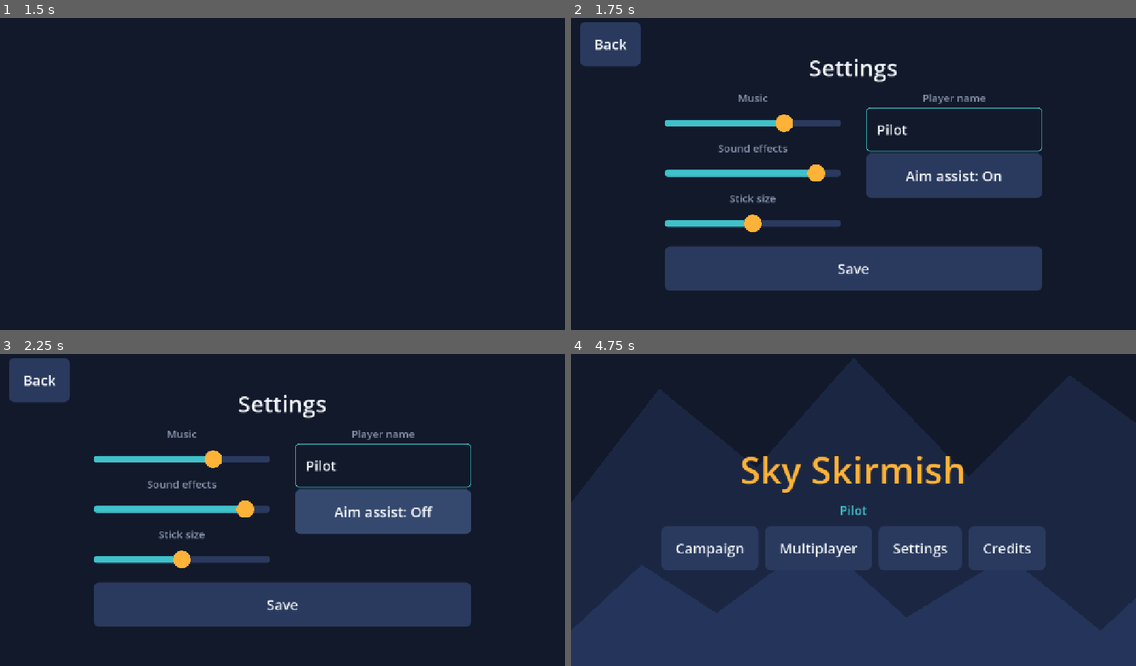
Above: before the commit, frames 1-4 (two rows, left to right).
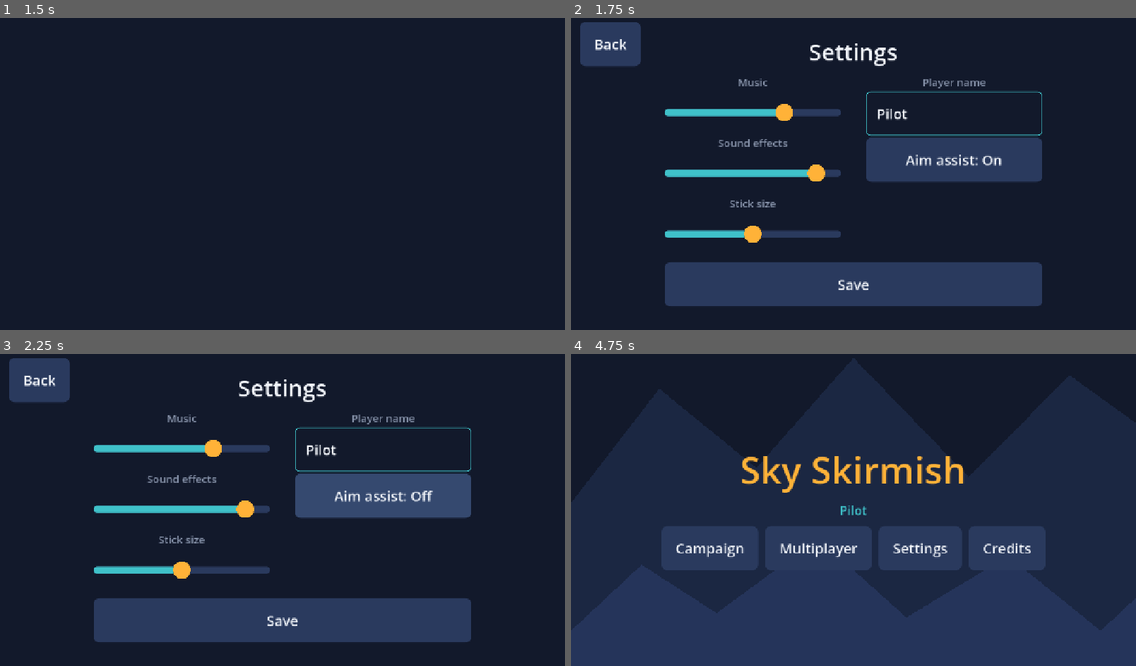
Above: after the commit, the same moments.

Repository: Krismar-Gonzaga/sky-skirmish
Game: Godot game, scene res://scenes/ui/Splash.tscn
Same seed, same stepped clock (60 frames per second), same inputs: the game is played once before the commit and once after it.
Inputs (mouse positions are in pixels of both pictures, inside the frame that each line leads up to):
- Up to frame 1 (1.5 s): tap Enter at 0.5 s; move the mouse to (406, 155) at 0.52 s; hold D 0.53-1.25 s; hold Shift 0.53-1.25 s; click (406, 155) at 0.67 s; tap Space at 0.77 s; click "Settings" at 1.25 s
- Up to frame 2 (1.75 s): no input
- Up to frame 3 (2.25 s): click "Aim assist: On" at 2 s
- Up to frame 4 (4.75 s): click "Aim assist: Off" at 2.75 s; click "Back" at 3.5 s; click "Save" at 4.25 s

Frame 1 is identical in both runs. In frame 2, 16% of the frame differs, in the area x 16-84%, y 8-93%; in frame 3, 16%; in frame 4, nothing differs.

Commit message:
M8: add Android release tooling and submission documents
Add the app icon, finish the Android preset and add
tools/export_android.sh, which proves the exported game data is
complete before building an APK.

Add a performance benchmark and a test that every menu control meets
the 48 dp touch target. Raise version to 1.0.0.

Add the README, build guide, one-page GDD, test report, playtest kit,
change log and demo script.

Co-Authored-By: Claude Opus 5.5 <noreply@anthropic.com>

Diff:
--- a/icon.svg
+++ b/icon.svg
@@ -1 +1,13 @@
-<svg xmlns="http://www.w3.org/2000/svg" width="128" height="128"><rect width="124" height="124" x="2" y="2" fill="#363d52" stroke="#212532" stroke-width="4" rx="14"/><g fill="#fff" transform="translate(12.322 12.322)scale(.101)"><path d="M105 673v33q407 354 814 0v-33z"/><path fill="#478cbf" d="m105 673 152 14q12 1 15 14l4 67 132 10 8-61q2-11 15-15h162q13 4 15 15l8 61 132-10 4-67q3-13 15-14l152-14V427q30-39 56-81-35-59-83-108-43 20-82 47-40-37-88-64 7-51 8-102-59-28-123-42-26 43-46 89-49-7-98 0-20-46-46-89-64 14-123 42 1 51 8 102-48 27-88 64-39-27-82-47-48 49-83 108 26 42 56 81zm0 33v39c0 276 813 276 814 0v-39l-134 12-5 69q-2 10-14 13l-162 11q-12 0-16-11l-10-65H446l-10 65q-4 11-16 11l-162-11q-12-3-14-13l-5-69z"/><path d="M483 600c0 34 58 34 58 0v-86c0-34-58-34-58 0z"/><circle cx="725" cy="526" r="90"/><circle cx="299" cy="526" r="90"/></g><g fill="#414042" transform="translate(12.322 12.322)scale(.101)"><circle cx="307" cy="532" r="60"/><circle cx="717" cy="532" r="60"/></g></svg>
+<svg xmlns="http://www.w3.org/2000/svg" width="432" height="432" viewBox="0 0 432 432">
+<rect data-layer="bg" width="432" height="432" fill="#12192b"/>
+<polygon data-layer="bg" points="0,300 96,190 176,262 280,150 432,296 432,432 0,432" fill="#1b2742"/>
+<polygon data-layer="bg" points="0,364 110,290 216,352 320,282 432,352 432,432 0,432" fill="#25345a"/>
+<polygon data-layer="fg" points="150,268 174,360 198,268" fill="#ff6b35"/>
+<polygon data-layer="fg" points="161,268 174,326 187,268" fill="#ffb238"/>
+<rect data-layer="fg" x="146" y="166" width="56" height="102" rx="10" fill="#8a96ad"/>
+<rect data-layer="fg" x="214" y="238" width="60" height="92" rx="10" fill="#4a5a78"/>
+<rect data-layer="fg" x="198" y="150" width="92" height="98" rx="12" fill="#3fc1c9"/>
+<polygon data-layer="fg" points="244,72 284,94 284,136 244,158 204,136 204,94" fill="#f2f5fa"/>
+<rect data-layer="fg" x="240" y="178" width="118" height="30" rx="8" fill="#ffb238"/>
+<rect data-layer="fg" x="336" y="168" width="40" height="22" rx="4" fill="#8a96ad"/>
+</svg>
--- a/project.godot
+++ b/project.godot
@@ -11,8 +11,10 @@
 [application]
 
 config/name="Sky Skirmish"
-config/version="0.1.0"
+config/version="1.0.0"
 run/main_scene="res://scenes/ui/Splash.tscn"
+boot_splash/show_image=false
+boot_splash/bg_color=Color(0.07, 0.098, 0.169, 1)
 config/quit_on_go_back=false
 config/features=PackedStringArray("4.7", "GL Compatibility")
 config/icon="res://icon.svg"
--- a/scripts/ui/SettingsScreen.gd
+++ b/scripts/ui/SettingsScreen.gd
@@ -4,7 +4,7 @@
 ## and leaving without saving puts the old values back.
 
 const LABEL_FONT_SIZE := 24
-const SLIDER_SIZE := Vector2(400.0, 72.0)
+const SLIDER_SIZE := Vector2(400.0, 96.0)
 const FIELD_WIDTH := 400.0
 const COLUMN_GAP := 56
 const SKY_ACE := "sky_ace"
--- a/tests/integration/test_screens.gd
+++ b/tests/integration/test_screens.gd
@@ -242,6 +242,23 @@
 	assert_not_null(screen.find_child("Leave", true, false))
 
 
+func test_every_control_on_every_menu_meets_the_touch_target() -> void:
+	# 48 dp on a phone in landscape is about 96 canvas units.
+	const MIN_HEIGHT := 96.0
+	GameState.last_result = {"level_id": 2, "cleared": true, "stars": 2, "time": 100.0, "deaths": 1, "kills": 5}
+	GameState.last_match_result = {"winner": "Ace", "forfeit": false, "players": []}
+	for scene_path: String in ALL_SCREENS:
+		if scene_path == GameState.MATCH_SCENE:
+			continue
+		var screen: Control = _open(scene_path)
+		await wait_physics_frames(1, "")
+		for class_name_to_check: String in ["Button", "LineEdit", "HSlider"]:
+			for found: Node in screen.find_children("*", class_name_to_check, true, false):
+				var control := found as Control
+				assert_gte(control.get_combined_minimum_size().y, MIN_HEIGHT,
+						"%s on %s" % [control.name, scene_path])
+
+
 func test_multiplayer_menu_shows_a_notice_once() -> void:
 	GameState.notice = "Connection lost"
 	var screen: Control = _open(GameState.MULTIPLAYER_MENU)
--- /dev/null
+++ b/tools/check_export.gd
@@ -0,0 +1,68 @@
+extends SceneTree
+## Runs inside an exported game pack to prove it is complete: every data file,
+## screen and level must load with no project folder present.
+## Classes are reached through load(), because -s scripts compile before autoloads exist.
+
+const DATA_FILES: Array[String] = [
+	"res://data/tuning.json", "res://data/weapons.json", "res://data/levels.json",
+	"res://data/difficulty.json", "res://data/credits.json", "res://data/maps/outpost.json",
+	"res://data/maps/canyon.json", "res://data/maps/skyforge.json", "res://assets/asset_map.json",
+]
+const SCREENS: Array[String] = [
+	"Splash", "MainMenu", "LevelSelect", "LevelResults", "MultiplayerMenu",
+	"LanLobby", "OnlineLobby", "MatchResults", "Settings", "Credits",
+]
+const LEVEL_COUNT := 10
+const FRAMES_PER_ITEM := 10
+
+var _problems: PackedStringArray = PackedStringArray()
+
+
+func _initialize() -> void:
+	_run.call_deferred()
+
+
+func _run() -> void:
+	await process_frame
+	root.get_node("GameState").suppress_scene_changes = true
+	root.get_node("ProgressService").use_directory("user://test_saves/export_check")
+	root.get_node("ProgressService").load_save()
+	for path: String in DATA_FILES:
+		if not FileAccess.file_exists(path):
+			_problems.append("missing " + path)
+	for screen_name: String in SCREENS:
+		await _try_scene("res://scenes/ui/%s.tscn" % screen_name)
+	for level_id: int in range(1, LEVEL_COUNT + 1):
+		await _try_level(level_id)
+	root.get_node("ProgressService").use_directory("user://")
+	if _problems.is_empty():
+		print("EXPORT_CHECK PASS")
+		quit(0)
+	else:
+		print("EXPORT_CHECK FAIL: ", ", ".join(_problems))
+		quit(1)
+
+
+func _try_scene(path: String) -> void:
+	var packed: PackedScene = load(path) as PackedScene
+	if packed == null:
+		_problems.append("cannot load " + path)
+		return
+	var node: Node = packed.instantiate()
+	root.add_child(node)
+	for i: int in range(FRAMES_PER_ITEM):
+		await process_frame
+	node.queue_free()
+	await process_frame
+
+
+func _try_level(level_id: int) -> void:
+	var game: Node = (load("res://scenes/game/Match.tscn") as PackedScene).instantiate()
+	root.add_child(game)
+	game.begin_campaign(level_id)
+	for i: int in range(FRAMES_PER_ITEM):
+		await process_frame
+	if game.local_player == null or game.map == null:
+		_problems.append("level %d did not start" % level_id)
+	game.queue_free()
+	await process_frame
--- /dev/null
+++ b/tools/perf_bench.gd
@@ -0,0 +1,51 @@
+extends SceneTree
+## Measures the heaviest campaign level without rendering, for spotting costly
+## game code. Run with: godot --headless --path . --fixed-fps 60 -s tools/perf_bench.gd
+## Classes are reached through load(), because -s scripts compile before autoloads exist.
+
+const LEVEL := 7
+const WARM_UP_FRAMES := 120
+const SAMPLE_FRAMES := 1800
+const FRAME_BUDGET_MS := 16.67
+const MS_PER_SECOND := 1000.0
+
+
+func _initialize() -> void:
+	_run.call_deferred()
+
+
+func _run() -> void:
+	await process_frame
+	root.get_node("ProgressService").use_directory("user://test_saves/perf")
+	root.get_node("ProgressService").load_save()
+	var started: int = Time.get_ticks_usec()
+	var synth: GDScript = load("res://scripts/core/AssetMap.gd")
+	for key: String in synth.music_keys():
+		synth.create_music(key)
+	for key: String in synth.sound_keys():
+		synth.create_sound(key)
+	print("Audio synthesis at start-up: %.1f ms" % ((Time.get_ticks_usec() - started) / MS_PER_SECOND))
+	var game: Node = (load("res://scenes/game/Match.tscn") as PackedScene).instantiate()
+	root.add_child(game)
+	started = Time.get_ticks_usec()
+	game.begin_campaign(LEVEL)
+	print("Level start-up: %.1f ms" % ((Time.get_ticks_usec() - started) / MS_PER_SECOND))
+	# An endless fight: the player cannot die and the clock never runs out.
+	game.local_player.health.set_maximum(1000000000.0)
+	game.rules.mission.time_left = 1000000.0
+	for i: int in range(WARM_UP_FRAMES):
+		await process_frame
+	var loop_started: int = Time.get_ticks_usec()
+	for i: int in range(SAMPLE_FRAMES):
+		await process_frame
+	# Wall-clock time: Godot's frame-time monitors report per-second maximums.
+	var frame_mean: float = (Time.get_ticks_usec() - loop_started) / MS_PER_SECOND / SAMPLE_FRAMES
+	print("Whole frame without rendering: mean %.2f ms" % frame_mean)
+	print("Share of the 60 FPS budget: %.0f%%" % (frame_mean / FRAME_BUDGET_MS * 100.0))
+	print("Objects %d, nodes %d" % [
+		Performance.get_monitor(Performance.OBJECT_COUNT), Performance.get_monitor(Performance.OBJECT_NODE_COUNT),
+	])
+	game.queue_free()
+	await process_frame
+	root.get_node("ProgressService").use_directory("user://")
+	quit()
Binary file added: assets/icons/background_432.png
Not shown, added: assets/icons/background_432.png.import
Binary file added: assets/icons/foreground_432.png
Not shown, added: assets/icons/foreground_432.png.import
Binary file added: assets/icons/icon_192.png
Not shown, added: assets/icons/icon_192.png.import
Not shown, changed: export_presets.cfg
Not shown, added: docs/BUILD.md
Not shown, added: docs/CHANGELOG.md
Not shown, added: docs/DEMO_SCRIPT.md
Not shown, added: docs/GDD.md
Not shown, added: docs/PLAYTEST_FORM.md
(and 3 more such lines)
